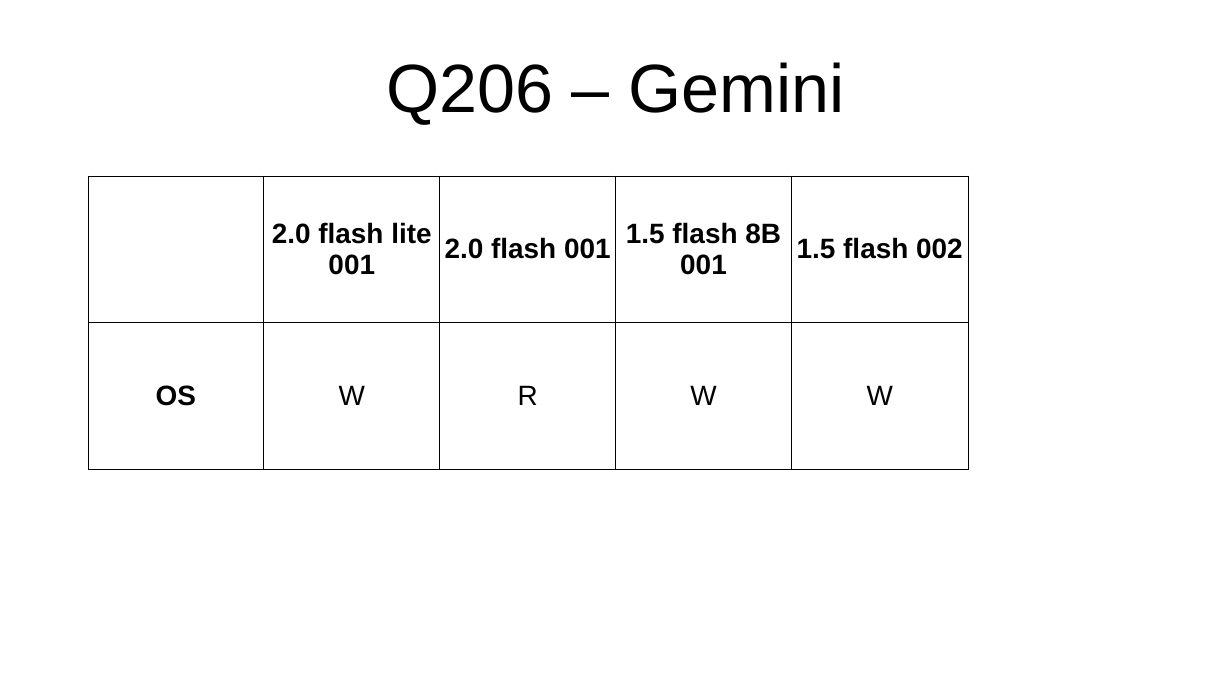
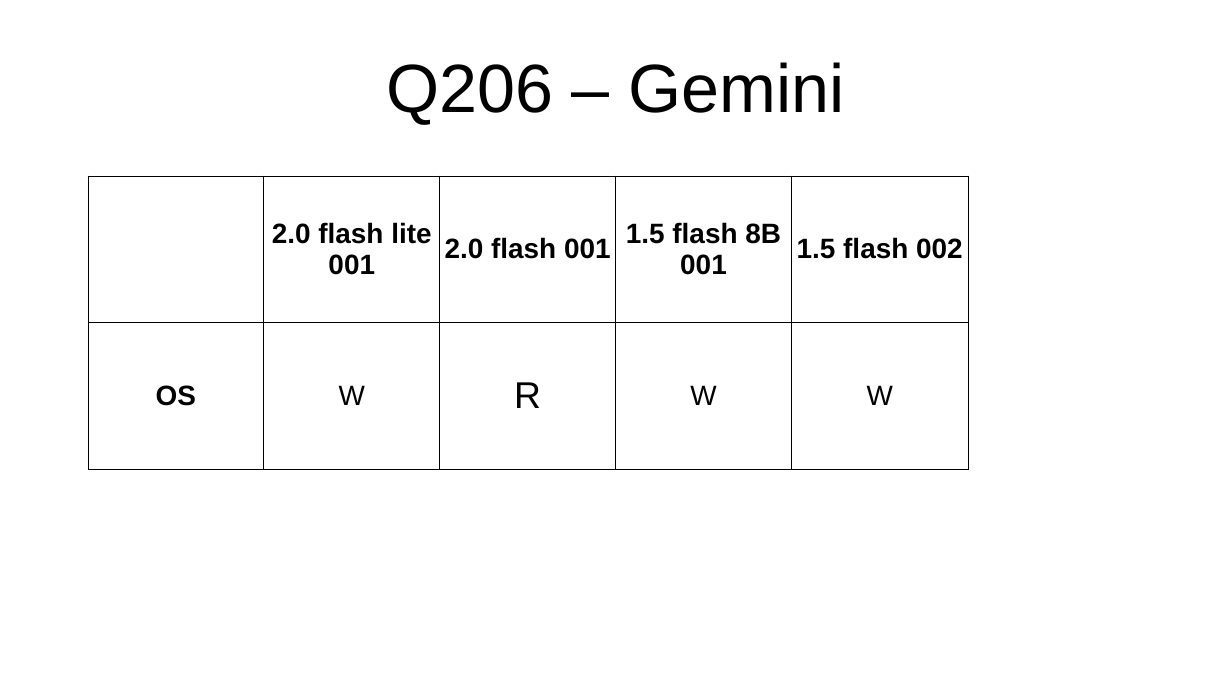
Before and after one commit to PieBerto/Stress-testing-chatbots, a slide deck: slide 41 of Slideshow/Results_presentation.odp. Drawn at 1232x693 pixels with LibreOffice and Linux fonts; fonts in the diff are those of the drawing. Boxes give left, top, right and bottom in pixels: in the first picture for what was removed or moved away, otherwise in the second. Text is boxed around its words. In the diff, an @@ line names an element or a change of style, - is before the commit and + after.

```diff
--- a/Slideshow/Results_presentation.odp
+++ b/Slideshow/Results_presentation.odp
@@ table at (x1=88, y1=176, x2=967, y2=468) @@
@@ size 18 to 24 pt in "R" @@
```
Also in this commit, not shown: 17 other slides changed, 3 slides added, 10 other files.
